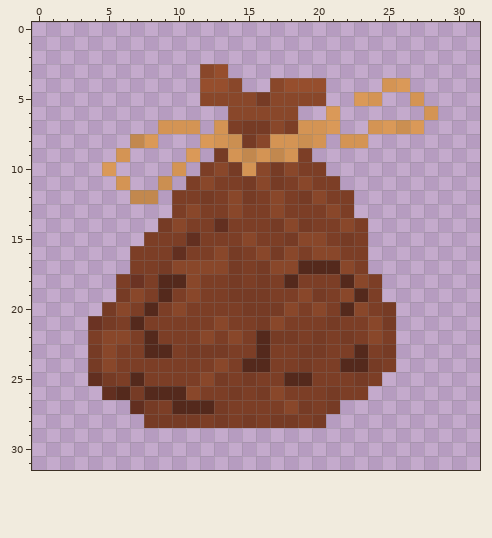
Pixel-art file -- images/misc_icon.ase. Above is the file before it was changed.
32x32 pixels, 1 frame. Colours within 5 levels of each other are drawn and written as one.
New version:
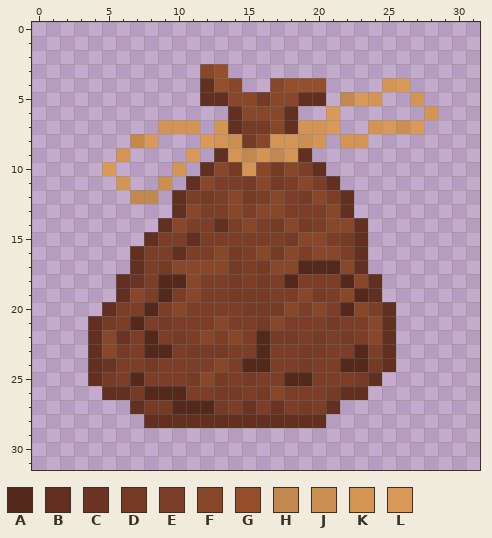
Palette (. is transparent): A #54291c  B #622f20  C #6b3323  D #763b25  E #7c3e26  F #89472a  G #964e2d  H #c2884e  J #cb8f51  K #d49454  L #da9958
Diff:
{"change": "layer \"Layer 1 Copy Copy Copy\" now hidden"}
{"change": "layer \"Layer 1 Copy Copy Copy Copy\" added"}
{"where": "layer \"Layer 1 Copy Copy Copy Copy\""}
{"y":4,"x":12,"old":"G","new":"B"}
{"y":5,"x":12,"old":"FF","new":"BB"}
{"y":5,"x":19,"old":"FF","new":"BB"}
{"y":5,"x":22,"old":".","new":"H"}
{"y":6,"x":14,"old":"F","new":"B"}
{"y":6,"x":18,"old":"F","new":"B"}
{"y":7,"x":14,"old":"E","new":"B"}
{"y":7,"x":18,"old":"E","new":"B"}
{"y":9,"x":13,"old":"D","new":"B"}
{"y":9,"x":19,"old":"E","new":"B"}
{"y":10,"x":12,"old":"E","new":"B"}
{"y":10,"x":20,"old":"E","new":"B"}
{"y":11,"x":11,"old":"E","new":"B"}
{"y":11,"x":21,"old":"E","new":"B"}
{"y":12,"x":10,"old":"E","new":"B"}
{"y":12,"x":22,"old":"E","new":"B"}
{"y":13,"x":10,"old":"E","new":"B"}
{"y":13,"x":16,"old":"E","new":"F"}
{"y":13,"x":22,"old":"E","new":"B"}
{"y":14,"x":9,"old":"D","new":"B"}
{"y":14,"x":15,"old":"E","new":"F"}
{"y":14,"x":21,"old":"E","new":"F"}
{"y":14,"x":23,"old":"E","new":"B"}
{"y":15,"x":8,"old":"E","new":"B"}
{"y":15,"x":15,"old":"F","new":"E"}
{"y":15,"x":23,"old":"E","new":"B"}
{"y":16,"x":7,"old":"E","new":"B"}
{"y":16,"x":23,"old":"E","new":"B"}
{"y":17,"x":7,"old":"E","new":"B"}
{"y":17,"x":23,"old":"E","new":"B"}
{"y":18,"x":6,"old":"E","new":"B"}
{"y":18,"x":24,"old":"E","new":"B"}
{"y":19,"x":6,"old":"D","new":"B"}
{"y":19,"x":24,"old":"E","new":"B"}
{"y":20,"x":5,"old":"DF","new":"BE"}
{"y":20,"x":25,"old":"D","new":"B"}
{"y":21,"x":4,"old":"C","new":"B"}
{"y":21,"x":9,"old":"E","new":"D"}
{"y":21,"x":25,"old":"D","new":"B"}
{"y":22,"x":4,"old":"E","new":"B"}
{"y":22,"x":6,"old":"F","new":"C"}
{"y":22,"x":10,"old":"E","new":"D"}
{"y":22,"x":25,"old":"E","new":"B"}
{"y":23,"x":4,"old":"D","new":"B"}
{"y":23,"x":6,"old":"E","new":"D"}
{"y":23,"x":25,"old":"D","new":"B"}
{"y":24,"x":4,"old":"DF","new":"BC"}
{"y":24,"x":8,"old":"E","new":"D"}
{"y":24,"x":25,"old":"E","new":"B"}
{"y":25,"x":11,"old":"E","new":"D"}
{"y":25,"x":24,"old":"E","new":"B"}
{"y":26,"x":6,"old":"A","new":"B"}
{"y":26,"x":11,"old":"F","new":"E"}
{"y":26,"x":13,"old":"E","new":"D"}
{"y":26,"x":22,"old":"EE","new":"BB"}
{"y":27,"x":9,"old":"E","new":"D"}
{"y":27,"x":15,"old":"E","new":"C"}
{"y":27,"x":17,"old":"EF","new":"CE"}
{"y":27,"x":21,"old":"D","new":"B"}
{"y":28,"x":8,"old":"DDDDEDEDEDDED","new":"BBBBBBBBBBBBB"}
